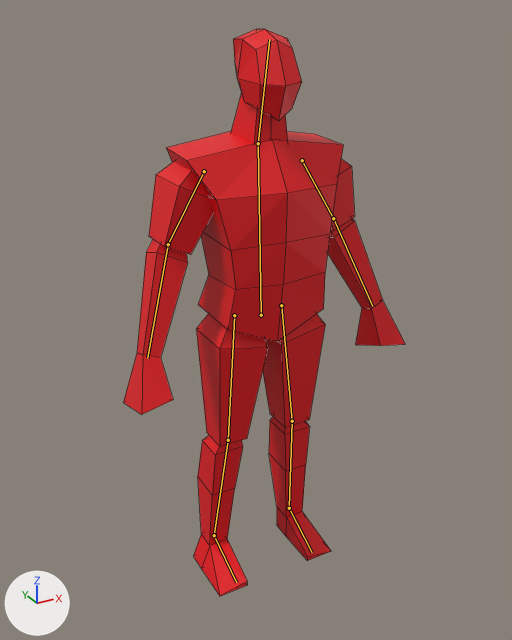
One commit to the Blender file Blender/behold_a_man.blend: the scene before it, then after it.
One viewpoint serves both versions: a 50 mm camera at (-1.052, -1.877, 1.911) aimed at (-0.016, 0.006, 0.969). Lighting does not change. The marker at lower left points along +X, +Y and +Z. The bones that bend it are drawn over the model as lines. Mesh edges are drawn as thin lines.
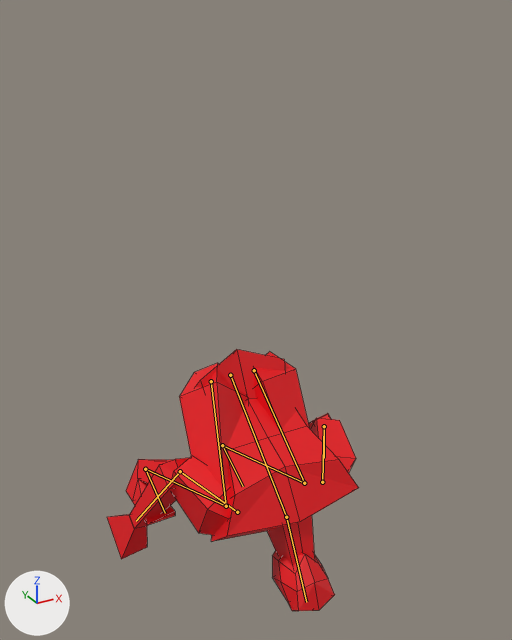
The newer file adds an action. The first version stands in its rest pose; the second is drawn at frame 10 of the action 'roll'.

Changed parts and their boxes (x1, y1, x2, y2) in the pictures (512 x 640 px):
```json
{"object": "Cube", "change": "posed", "before": [123, 29, 405, 596], "after": [107, 349, 359, 611], "on screen": "11% narrower, 54% shorter"}
{"bone": "body", "before": "(261, 315) to (258, 143)", "after": "(230, 375) to (286, 517)"}
{"bone": "head", "before": "(258, 143) to (269, 39)", "after": "(286, 517) to (306, 602)"}
{"bone": "upperarm.l", "before": "(302, 160) to (333, 218)", "after": "(322, 482) to (324, 426)"}
{"bone": "lowerarm.l", "before": "(333, 218) to (372, 306)", "after": "(324, 426) to (324, 458)"}
{"bone": "upperarm.r", "before": "(204, 171) to (168, 244)", "after": "(237, 512) to (180, 471)"}
{"bone": "lowerarm.r", "before": "(168, 244) to (147, 358)", "after": "(180, 471) to (136, 521)"}
```

The change, as JSON lines over the scene's bpy script:
```json
{"block": "bone_body", "where": "bone_body = bpy.data.objects['Armature'].pose.bones['body']"}
{"op": "set", "path": "bone_body.location", "old": "(0.0, 0.0, 0.0)", "new": "(0.0, -0.324, -0.246)"}
{"op": "set", "path": "bone_body.rotation_quaternion", "old": "(1.0, 0.0, 0.0, 0.0)", "new": "(0.399, 0.917, 0.0, 0.0)", "note": "degrees (0, 0, 0) -> degrees (133, 0, 0)"}
{"block": "bone_head", "where": "bone_head = bpy.data.objects['Armature'].pose.bones['head']  # child of 'body'"}
{"op": "set", "path": "bone_head.rotation_quaternion", "old": "(1.0, 0.0, 0.0, 0.0)", "new": "(0.998, 0.057, 0.0, 0.0)", "note": "degrees (0, 0, 0) -> degrees (7, 0, 0)"}
{"block": "bone_upperarm_l", "where": "bone_upperarm_l = bpy.data.objects['Armature'].pose.bones['upperarm.l']  # child of 'body'"}
{"op": "set", "path": "bone_upperarm_l.rotation_quaternion", "old": "(1.0, 0.0, 0.0, 0.0)", "new": "(0.987, 0.116, -0.071, 0.001)", "note": "degrees (0, 0, 0) -> degrees (13, -8, -1)"}
{"block": "bone_lowerarm_l", "where": "bone_lowerarm_l = bpy.data.objects['Armature'].pose.bones['lowerarm.l']  # child of 'upperarm.l'"}
{"op": "set", "path": "bone_lowerarm_l.rotation_quaternion", "old": "(1.0, 0.0, 0.0, 0.0)", "new": "(0.806, 0.537, -0.201, 0.055)", "note": "degrees (0, 0, 0) -> degrees (69, -23, -8)"}
{"block": "bone_upperarm_r", "where": "bone_upperarm_r = bpy.data.objects['Armature'].pose.bones['upperarm.r']  # child of 'body'"}
{"op": "set", "path": "bone_upperarm_r.rotation_quaternion", "old": "(1.0, 0.0, 0.0, 0.0)", "new": "(0.987, 0.116, 0.071, -0.001)", "note": "degrees (0, 0, 0) -> degrees (13, 8, 1)"}
{"block": "bone_lowerarm_r", "where": "bone_lowerarm_r = bpy.data.objects['Armature'].pose.bones['lowerarm.r']  # child of 'upperarm.r'"}
{"op": "set", "path": "bone_lowerarm_r.rotation_quaternion", "old": "(1.0, 0.0, 0.0, 0.0)", "new": "(0.806, 0.537, 0.201, -0.055)", "note": "degrees (0, 0, 0) -> degrees (69, 23, 8)"}
{"block": "bone_iklegpole_l", "where": "bone_iklegpole_l = bpy.data.objects['Armature'].pose.bones['iklegpole.l']"}
{"op": "set", "path": "bone_iklegpole_l.location", "old": "(0.0, 0.0, 0.0)", "new": "(0.029, 0.0, -0.32)"}
{"block": "bone_iklegtarget_l", "where": "bone_iklegtarget_l = bpy.data.objects['Armature'].pose.bones['iklegtarget.l']"}
{"op": "set", "path": "bone_iklegtarget_l.location", "old": "(0.0, 0.0, 0.0)", "new": "(0.152, 0.241, -0.22)"}
{"block": "bone_iklegpole_r", "where": "bone_iklegpole_r = bpy.data.objects['Armature'].pose.bones['iklegpole.r']"}
{"op": "set", "path": "bone_iklegpole_r.location", "old": "(0.0, 0.0, 0.0)", "new": "(-0.029, 0.0, -0.32)"}
{"block": "bone_iklegtarget_r", "where": "bone_iklegtarget_r = bpy.data.objects['Armature'].pose.bones['iklegtarget.r']"}
{"op": "set", "path": "bone_iklegtarget_r.location", "old": "(0.0, 0.0, 0.0)", "new": "(0.184, 0.241, -0.193)"}
```
